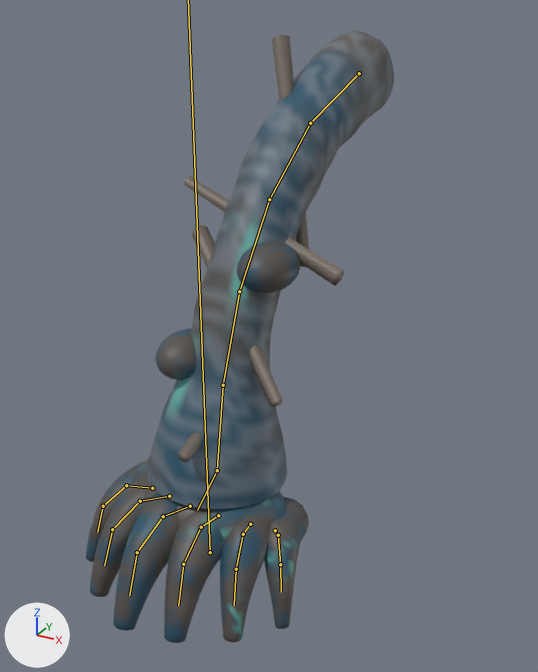
One commit to the glTF model assets/creatures/undertows_reach/undertows_reach.glb: the scene before it, then after it.
Camera for both pictures: a camera (50 mm lens) standing at (11.7, -17.1, 17.2) and looking at (-0.8, 5.6, 5.9). Lighting does not change. The marker at lower left points along +X, +Y and +Z. The picture after the commit comes second. The bones that bend it are drawn over the model as lines.

Objects in the first picture: 'undertows_reach'.
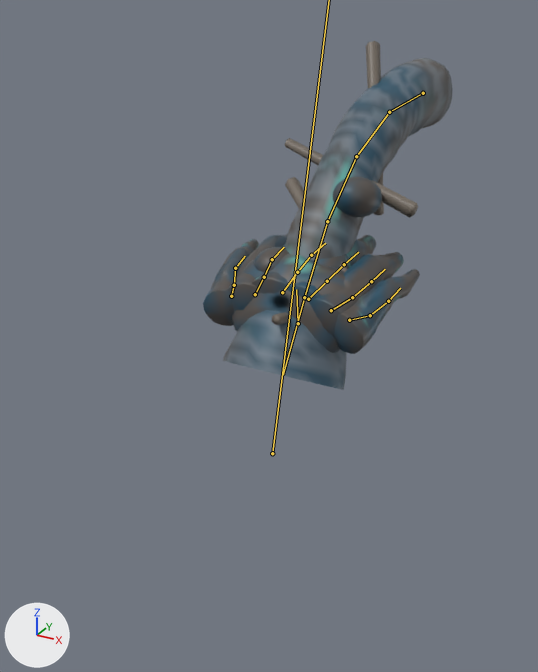
The newer file adds an action. The first version stands in its rest pose; the second is drawn at frame 18 of the action 'attack_breach'.

Boxes (x1, y1, x2, y2) around the edits, measured in the pictures (538 x 672 px):
'undertows_reach', posed (19% narrower, 43% shorter)
    before: (86, 30, 394, 643)
    after: (203, 41, 452, 390)
bone 'arm4', root to tip
    before: (223, 385) to (217, 470)
    after: (304, 297) to (283, 375)
bone 'hand', root to tip
    before: (217, 470) to (197, 510)
    after: (298, 323) to (296, 289)
bone 'digit0_0', root to tip
    before: (152, 488) to (126, 485)
    after: (231, 296) to (234, 285)
bone 'digit0_1', root to tip
    before: (126, 485) to (103, 506)
    after: (234, 285) to (235, 268)
bone 'digit0_2', root to tip
    before: (103, 506) to (97, 532)
    after: (235, 268) to (245, 256)
bone 'digit1_0', root to tip
    before: (169, 496) to (140, 501)
    after: (255, 294) to (264, 277)
bone 'digit1_1', root to tip
    before: (140, 501) to (112, 529)
    after: (264, 277) to (272, 259)
bone 'digit1_2', root to tip
    before: (112, 529) to (104, 565)
    after: (272, 259) to (284, 247)
bone 'digit2_0', root to tip
    before: (190, 506) to (163, 516)
    after: (282, 292) to (297, 272)
bone 'digit2_1', root to tip
    before: (163, 516) to (137, 552)
    after: (297, 272) to (311, 255)
bone 'digit2_2', root to tip
    before: (137, 552) to (129, 595)
    after: (311, 255) to (325, 243)
bone 'digit3_0', root to tip
    before: (218, 515) to (201, 527)
    after: (308, 299) to (327, 281)
bone 'digit3_1', root to tip
    before: (201, 527) to (183, 564)
    after: (327, 281) to (344, 264)
bone 'digit3_2', root to tip
    before: (183, 564) to (178, 605)
    after: (344, 264) to (358, 252)
bone 'digit4_0', root to tip
    before: (250, 524) to (243, 534)
    after: (331, 310) to (352, 297)
bone 'digit4_1', root to tip
    before: (243, 534) to (236, 569)
    after: (352, 297) to (371, 281)
bone 'digit4_2', root to tip
    before: (236, 569) to (234, 605)
    after: (371, 281) to (385, 269)
bone 'digit5_0', root to tip
    before: (275, 530) to (278, 535)
    after: (349, 320) to (370, 315)
bone 'digit5_1', root to tip
    before: (278, 535) to (280, 564)
    after: (370, 315) to (388, 301)
bone 'digit5_2', root to tip
    before: (280, 564) to (281, 592)
    after: (388, 301) to (400, 288)

The edits, one by one:
Bone 'root' (bone_root) moves from (0.0, 0.0, 0.0) to (0.0, 1.5, -4.5).
Bone 'root' (bone_root) turns from (0, 0, 0) to (-14, 0, 0) degrees about its own x, y and z.
Bone 'arm4' (bone_arm4) turns from (0, 0, 0) to (-10, 0, 0) degrees about its own x, y and z.
Bone 'hand' (bone_hand) moves from (0.0, 0.0, 0.0) to (0.0, -1.44, -1.44).
Bone 'hand' (bone_hand) turns from (0, 0, 0) to (-93, 0, 0) degrees about its own x, y and z.
Bone 'digit0_0' (bone_digit0_0) turns from (0, 0, 0) to (-6, 12, -27) degrees about its own x, y and z.
Bone 'digit0_1' (bone_digit0_1) turns from (0, 0, 0) to (-5, 20, 36) degrees about its own x, y and z.
Bone 'digit0_2' (bone_digit0_2) turns from (0, 0, 0) to (-53, 10, 5) degrees about its own x, y and z.
Bone 'digit1_0' (bone_digit1_0) turns from (0, 0, 0) to (-13, 4, -27) degrees about its own x, y and z.
Bone 'digit1_1' (bone_digit1_1) turns from (0, 0, 0) to (-19, 15, 32) degrees about its own x, y and z.
Bone 'digit1_2' (bone_digit1_2) turns from (0, 0, 0) to (-54, 7, 4) degrees about its own x, y and z.
Bone 'digit2_0' (bone_digit2_0) turns from (0, 0, 0) to (-28, -1, -9) degrees about its own x, y and z.
Bone 'digit2_1' (bone_digit2_1) turns from (0, 0, 0) to (-40, 5, 9) degrees about its own x, y and z.
Bone 'digit2_2' (bone_digit2_2) turns from (0, 0, 0) to (-55, 1, 1) degrees about its own x, y and z.
Bone 'digit3_0' (bone_digit3_0) turns from (0, 0, 0) to (-24, 0, 17) degrees about its own x, y and z.
Bone 'digit3_1' (bone_digit3_1) turns from (0, 0, 0) to (-35, -11, -19) degrees about its own x, y and z.
Bone 'digit3_2' (bone_digit3_2) turns from (0, 0, 0) to (-54, -3, -2) degrees about its own x, y and z.
Bone 'digit4_0' (bone_digit4_0) turns from (0, 0, 0) to (-11, -6, 27) degrees about its own x, y and z.
Bone 'digit4_1' (bone_digit4_1) turns from (0, 0, 0) to (-15, -17, -34) degrees about its own x, y and z.
Bone 'digit4_2' (bone_digit4_2) turns from (0, 0, 0) to (-54, -8, -4) degrees about its own x, y and z.
Bone 'digit5_0' (bone_digit5_0) turns from (0, 0, 0) to (-7, -13, 26) degrees about its own x, y and z.
Bone 'digit5_1' (bone_digit5_1) turns from (0, 0, 0) to (-6, -22, -34) degrees about its own x, y and z.
Bone 'digit5_2' (bone_digit5_2) turns from (0, 0, 0) to (-53, -10, -5) degrees about its own x, y and z.
